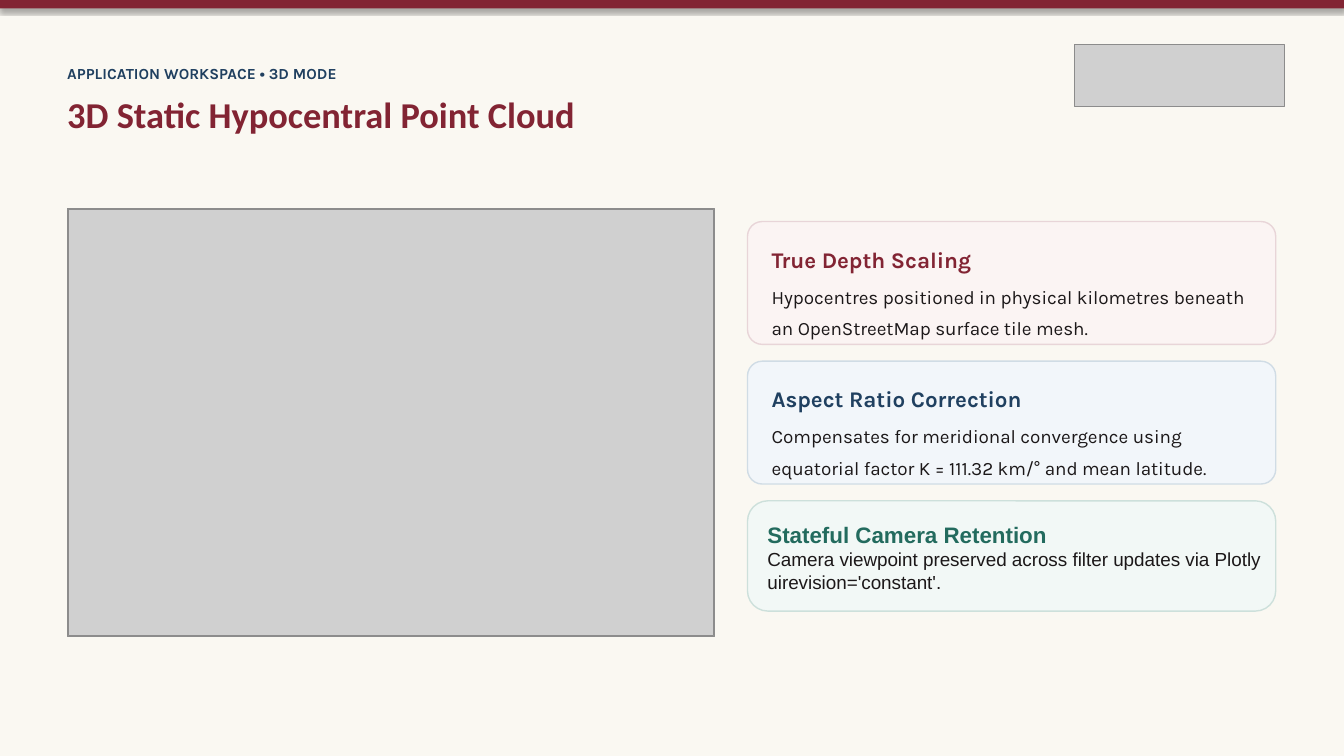
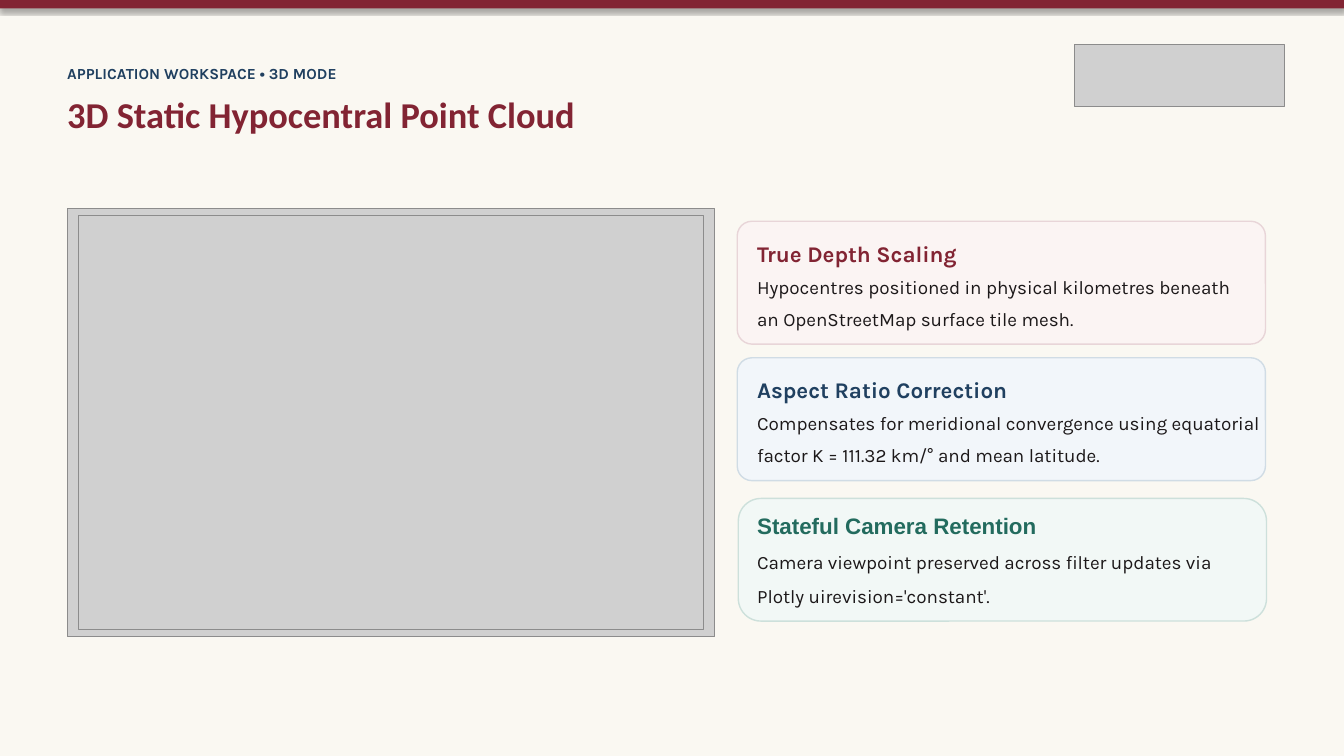
Before and after one commit to Crucio104/Seismic-Viewer-Presentation, a slide deck: slide 6 of thesis/presentation/Seismic Viewer - Thesis Defense.pptx. Drawn at 1344x756 pixels with LibreOffice and Linux fonts; fonts in the diff are those of the drawing; grey boxes stand for pictures. Boxes give left, top, right and bottom in pixels: in the first picture for what was removed or moved away, otherwise in the second. Text is boxed around its words. In the diff, an @@ line names an element or a change of style, - is before the commit and + after.

```diff
--- a/thesis/presentation/Seismic Viewer - Thesis Defense.pptx
+++ b/thesis/presentation/Seismic Viewer - Thesis Defense.pptx
@@ picture: place and size @@
-picture at bbox=[69, 210, 715, 636]
+picture at bbox=[79, 216, 704, 630]
@@ rounded rectangle: place and size @@
-rounded rectangle at bbox=[748, 222, 1276, 345]
+rounded rectangle at bbox=[737, 222, 1265, 345]
@@ text at bbox=[757, 246, 956, 268]: paragraph added @@
+True Depth Scaling
@@ text "True Depth Scaling": place and size @@
-text "True Depth Scaling" at bbox=[772, 291, 1245, 340]
+text "True Depth Scaling" at bbox=[757, 246, 1230, 331]
@@ text removed at bbox=[772, 252, 971, 274] @@
-True Depth Scaling
@@ rounded rectangle: place and size @@
-rounded rectangle at bbox=[748, 361, 1276, 484]
+rounded rectangle at bbox=[737, 358, 1265, 481]
@@ text at bbox=[757, 382, 1007, 404]: paragraph added @@
+Aspect Ratio Correction
@@ text "Aspect Ratio Correction": place and size @@
-text "Aspect Ratio Correction" at bbox=[772, 430, 1207, 480]
+text "Aspect Ratio Correction" at bbox=[757, 382, 1260, 464]
@@ text removed at bbox=[772, 391, 1022, 413] @@
-Aspect Ratio Correction
@@ rounded rectangle: place and size @@
-rounded rectangle at bbox=[748, 501, 1276, 611]
+rounded rectangle at bbox=[738, 499, 1266, 622]
@@ text "Stateful Camera Retention": place and size @@
-text "Stateful Camera Retention" at bbox=[767, 526, 1261, 589]
+text "Stateful Camera Retention" at bbox=[757, 517, 1211, 608]
@@ text at bbox=[757, 556, 1211, 608]: text changed; font Arial to Karla @@
-Camera viewpoint preserved across filter updates via Plotly uirevision='constant'.
+Camera viewpoint preserved across filter updates via
+Plotly uirevision='constant'.
```
Also in this commit, not shown: 10 other slides changed, 9 other files.
